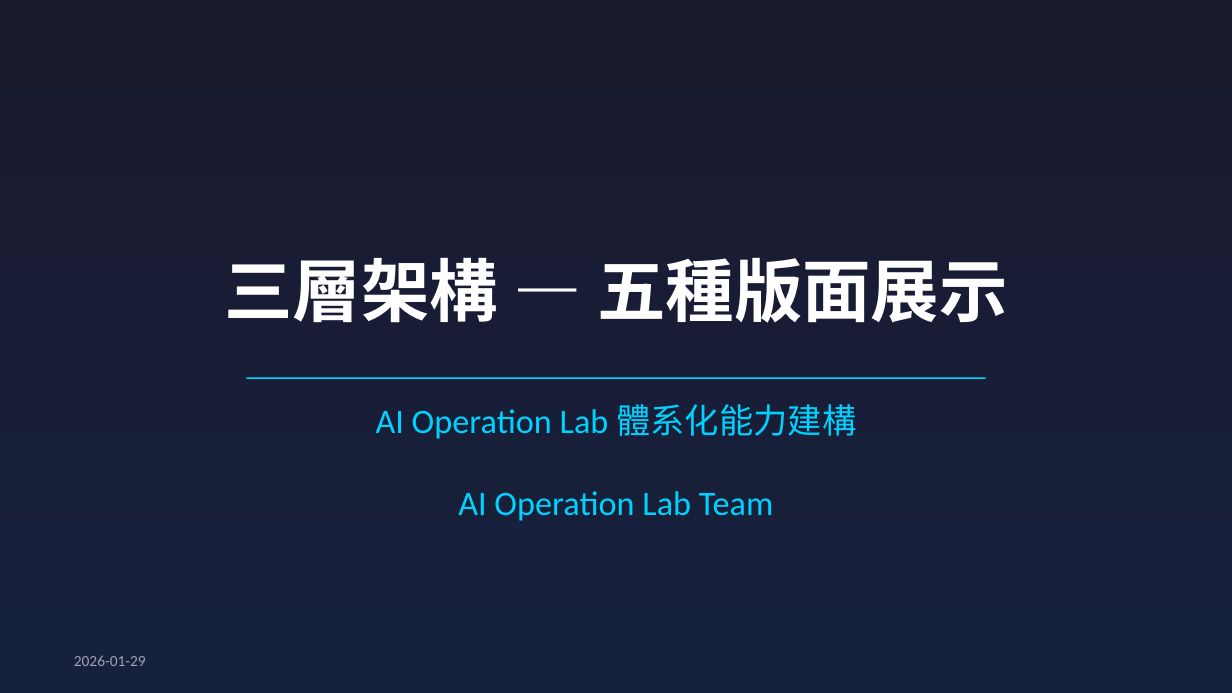
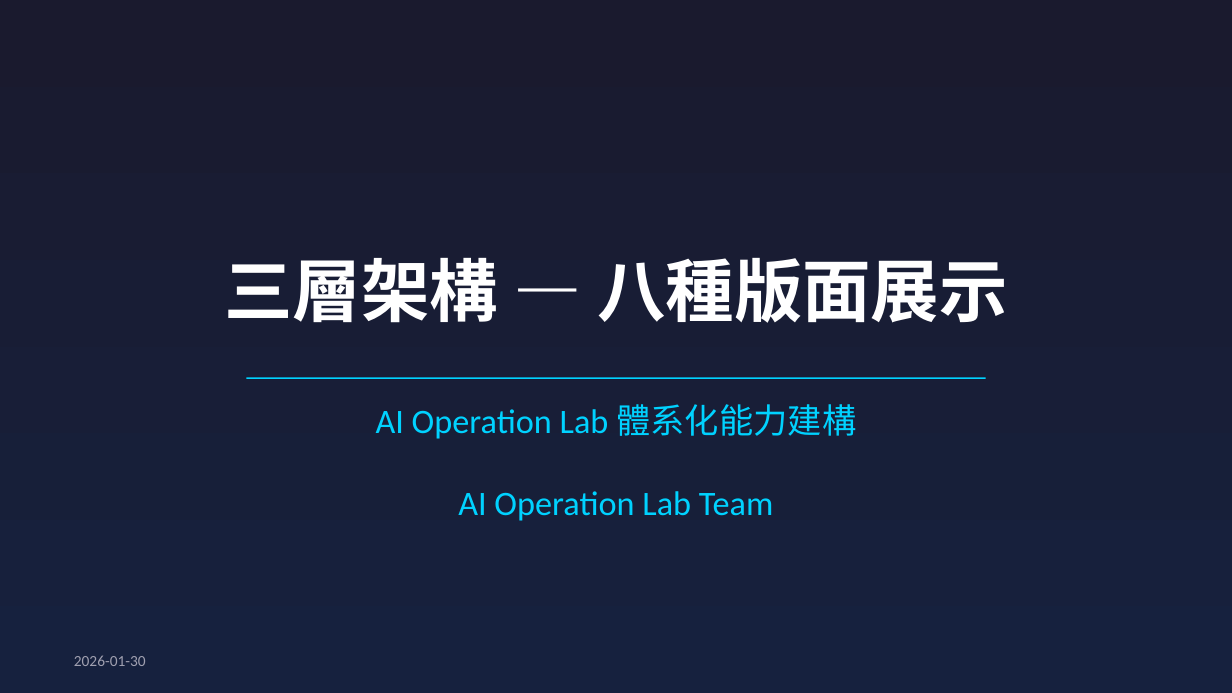
Before and after one commit to ai-cooperation/cooperation.tw, a slide deck: slide 1 of assets/demos/demo-layouts.pptx. Drawn at 1232x693 pixels with LibreOffice and Linux fonts; fonts in the diff are those of the drawing. Boxes give left, top, right and bottom in pixels: in the first picture for what was removed or moved away, otherwise in the second. Text is boxed around its words. In the diff, an @@ line names an element or a change of style, - is before the commit and + after.

```diff
--- a/assets/demos/demo-layouts.pptx
+++ b/assets/demos/demo-layouts.pptx
@@ title at (x1=224, y1=258, x2=1007, y2=323): text changed @@
-三層架構 — 五種版面展示
+三層架構 — 八種版面展示
@@ text at (x1=74, y1=655, x2=146, y2=666): text changed @@
-2026-01-29
+2026-01-30
```
Also in this commit, not shown: 3 other slides changed, 3 slides added, 10 other files.
